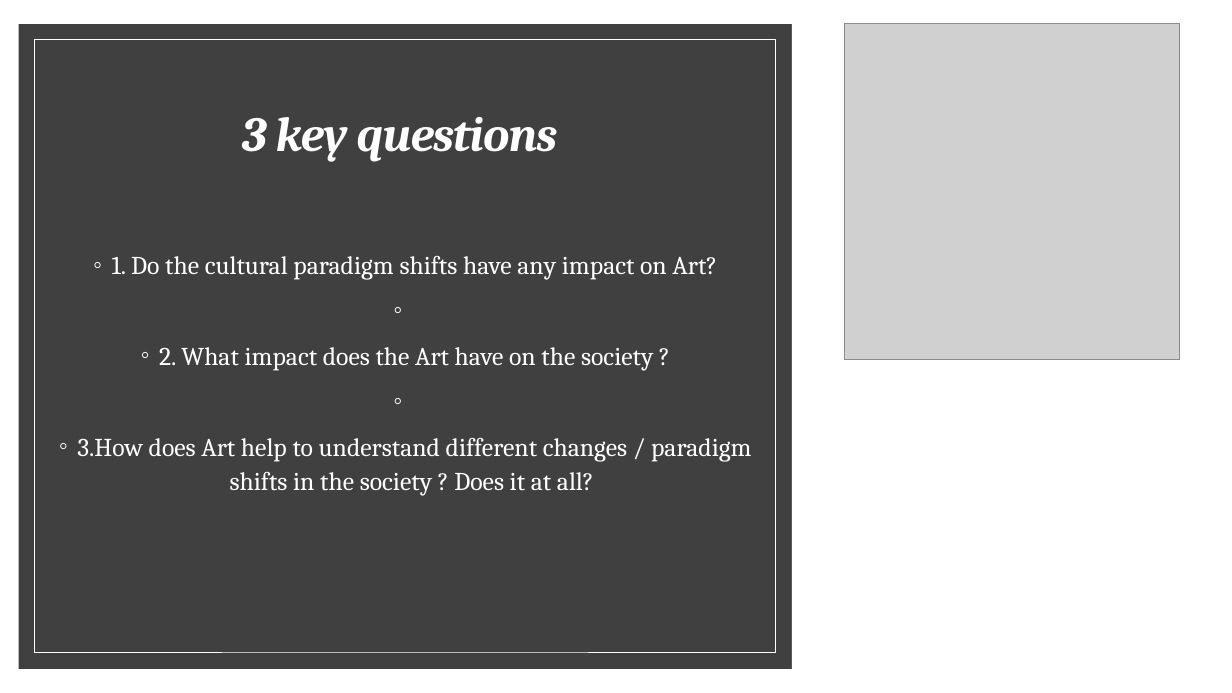
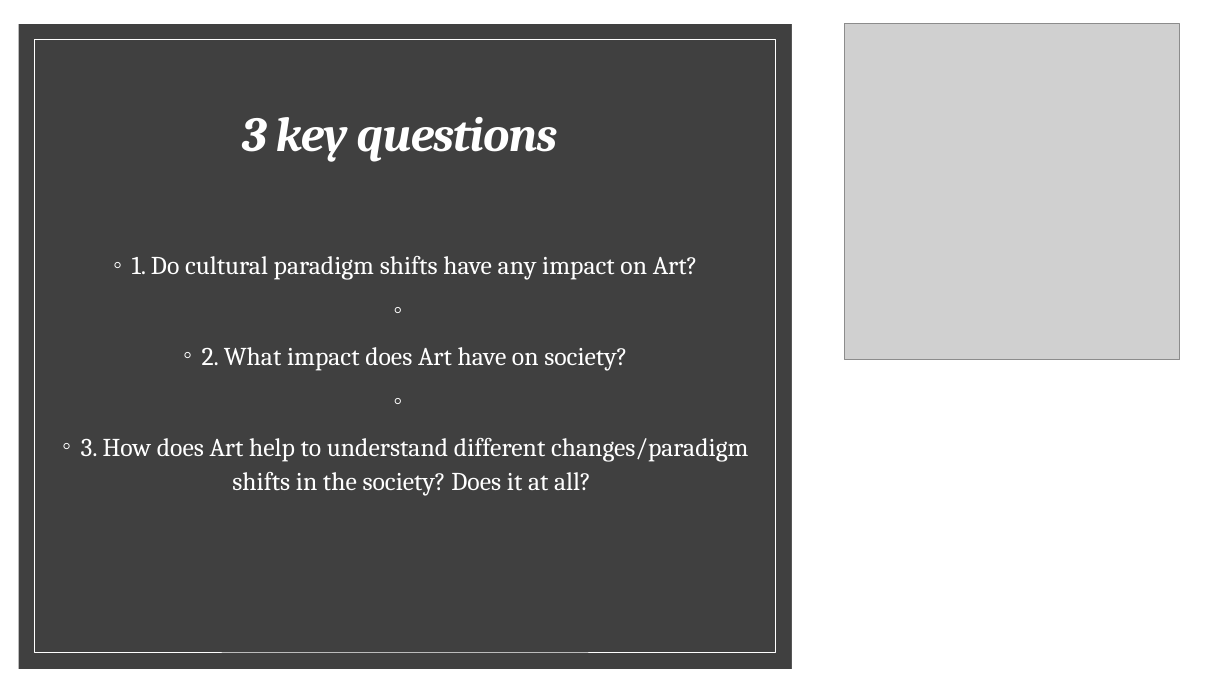
Before and after one commit to alk36/Curators-Presentation, a slide deck: slide 13 of art curators the newest one from saturday from pc.pptx. Drawn at 1232x693 pixels with LibreOffice and Linux fonts; fonts in the diff are those of the drawing; grey boxes stand for pictures. Boxes give left, top, right and bottom in pixels: in the first picture for what was removed or moved away, otherwise in the second. Text is boxed around its words. In the diff, an @@ line names an element or a change of style, - is before the commit and + after.

```diff
--- a/art curators the newest one from saturday from pc.pptx
+++ b/art curators the newest one from saturday from pc.pptx
@@ text at bbox=[81, 256, 748, 495]: text changed @@
-◦ 1. Do the cultural paradigm shifts have any impact on Art?
-◦ 2. What impact does the Art have on the society ?
-◦ 3.How does Art help to understand different changes / paradigm shifts in the society ? Does it at all?
+◦ 1. Do cultural paradigm shifts have any impact on Art?
+◦ 2. What impact does Art have on society?
+◦ 3. How does Art help to understand different changes/paradigm shifts in the society? Does it at all?
```
Also in this commit, not shown: 8 other slides changed.
